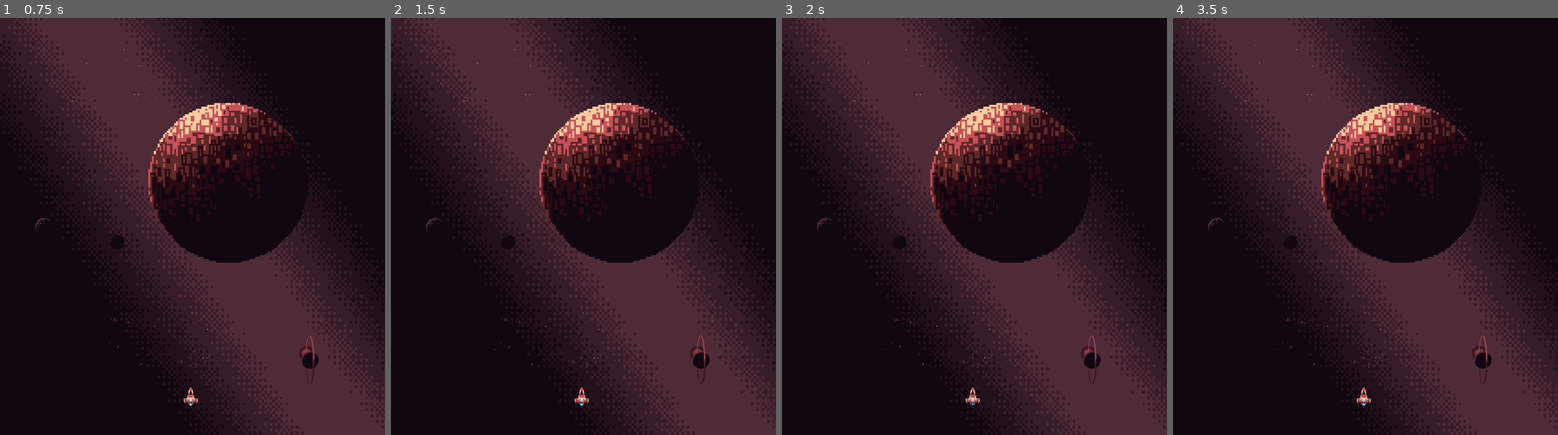
Above: before the commit, frames 1-4 (left to right).
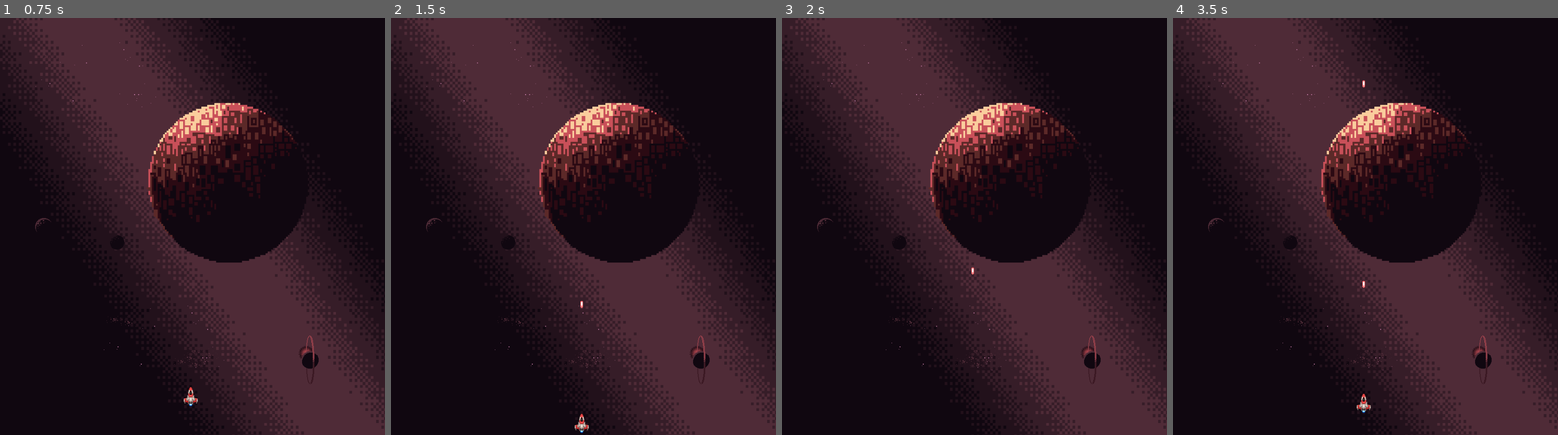
Above: after the commit, the same moments.

Repository: Selulox/StarGaze
Game: Godot game, scene res://Scenes/game.tscn
The game is run twice, just before and just after one commit, with the same random seed, the same clock (stepped at 60 frames per second) and the same inputs. This scene is started directly instead of the project's main scene.
Inputs:
- Up to frame 1 (0.75 s): tap Enter at 0.5 s; hold D (right) from 0.53 s (still down)
- Up to frame 2 (1.5 s): tap Space at 1.25 s; release D (right) at 1.28 s; hold Down (ui_down) from 1.28 s (still down)
- Up to frame 3 (2 s): keep holding Down (ui_down)
- Up to frame 4 (3.5 s): tap Enter at 2 s; release Down (ui_down) at 2.03 s; hold D (right) 2.03-2.78 s; tap Space at 2.75 s; hold Up (ui_up) from 2.78 s (still down)

Frame 1 is identical in both runs. In frame 2, 0.2% of the frame differs, in the area x 47-52%, y 67-100%; in frame 3, less than 0.1%; in frame 4, 0.2%.
Error after the commit: Parse Error: Expected initializer after constant name. (res://Scripts/Global.gd:3)

Commit message:
begining

Diff:
--- /dev/null
+++ b/Scenes/enemy_1.tscn
@@ -0,0 +1,56 @@
+[gd_scene load_steps=9 format=3 uid="uid://bhiq43xixuyve"]
+
+[ext_resource type="Script" uid="uid://qhsfeei28fb2" path="res://Scripts/enemy_1.gd" id="1_jwqgc"]
+[ext_resource type="Texture2D" uid="uid://b20orlyiugkut" path="res://Assets/ships/enemy_ship/enemy1.png" id="2_0a874"]
+
+[sub_resource type="AtlasTexture" id="AtlasTexture_lssre"]
+atlas = ExtResource("2_0a874")
+region = Rect2(0, 0, 48, 32)
+
+[sub_resource type="AtlasTexture" id="AtlasTexture_wlnc2"]
+atlas = ExtResource("2_0a874")
+region = Rect2(48, 0, 48, 32)
+
+[sub_resource type="AtlasTexture" id="AtlasTexture_hmo6u"]
+atlas = ExtResource("2_0a874")
+region = Rect2(96, 0, 48, 32)
+
+[sub_resource type="AtlasTexture" id="AtlasTexture_arec4"]
+atlas = ExtResource("2_0a874")
+region = Rect2(144, 0, 48, 32)
+
+[sub_resource type="SpriteFrames" id="SpriteFrames_v73nf"]
+animations = [{
+"frames": [{
+"duration": 1.0,
+"texture": SubResource("AtlasTexture_lssre")
+}, {
+"duration": 1.0,
+"texture": SubResource("AtlasTexture_wlnc2")
+}, {
+"duration": 1.0,
+"texture": SubResource("AtlasTexture_hmo6u")
+}, {
+"duration": 1.0,
+"texture": SubResource("AtlasTexture_arec4")
+}],
+"loop": true,
+"name": &"default",
+"speed": 2.0
+}]
+
+[sub_resource type="CapsuleShape2D" id="CapsuleShape2D_0a874"]
+radius = 18.0
+height = 36.0
+
+[node name="enemy1" type="CharacterBody2D"]
+script = ExtResource("1_jwqgc")
+
+[node name="AnimatedSprite2D" type="AnimatedSprite2D" parent="."]
+sprite_frames = SubResource("SpriteFrames_v73nf")
+autoplay = "default"
+frame_progress = 0.208955
+
+[node name="CollisionShape2D" type="CollisionShape2D" parent="."]
+position = Vector2(0, -2)
+shape = SubResource("CapsuleShape2D_0a874")
--- a/Scenes/game.tscn
+++ b/Scenes/game.tscn
@@ -1,5 +1,6 @@
-[gd_scene load_steps=7 format=3 uid="uid://daynpujvx1o3o"]
+[gd_scene load_steps=8 format=3 uid="uid://daynpujvx1o3o"]
 
+[ext_resource type="Script" uid="uid://c4u7kloilukfr" path="res://Scripts/game.gd" id="1_1l0tm"]
 [ext_resource type="Texture2D" uid="uid://rbvqdqnkgux7" path="res://Assets/backgrounds/parallax-space-backgound.png" id="1_wowpa"]
 [ext_resource type="Texture2D" uid="uid://eedek5brh8i" path="res://Assets/backgrounds/parallax-space-big-planet.png" id="2_i6g32"]
 [ext_resource type="Texture2D" uid="uid://c8y7oeoayvaux" path="res://Assets/backgrounds/parallax-space-far-planets.png" id="3_1l0tm"]
@@ -8,6 +9,7 @@
 [ext_resource type="PackedScene" uid="uid://yclwfu5xag06" path="res://Scenes/player_ship.tscn" id="6_i6g32"]
 
 [node name="GAME" type="Node2D"]
+script = ExtResource("1_1l0tm")
 
 [node name="Background" type="Sprite2D" parent="."]
 
@@ -38,4 +40,5 @@
 texture = ExtResource("5_h4fw4")
 
 [node name="player_ship" parent="." instance=ExtResource("6_i6g32")]
+unique_name_in_owner = true
 position = Vector2(428, 860)
--- a/Scenes/player_ship.tscn
+++ b/Scenes/player_ship.tscn
@@ -39,7 +39,7 @@
 "texture": SubResource("AtlasTexture_n4oq7")
 }],
 "loop": true,
-"name": &"default",
+"name": &"idle",
 "speed": 2.0
 }, {
 "frames": [{
@@ -51,7 +51,7 @@
 }],
 "loop": true,
 "name": &"left",
-"speed": 5.0
+"speed": 2.0
 }, {
 "frames": [{
 "duration": 1.0,
@@ -62,7 +62,7 @@
 }],
 "loop": true,
 "name": &"right",
-"speed": 5.0
+"speed": 2.0
 }]
 
 [sub_resource type="CapsuleShape2D" id="CapsuleShape2D_q2j26"]
@@ -74,22 +74,25 @@
 
 [node name="Shoot_Point" type="Marker2D" parent="."]
 unique_name_in_owner = true
-position = Vector2(0, -32)
+position = Vector2(0, -26)
 
 [node name="AnimatedSprite2D" type="AnimatedSprite2D" parent="."]
 sprite_frames = SubResource("SpriteFrames_bp4n6")
-autoplay = "default"
+animation = &"left"
+autoplay = "idle"
+frame = 1
+frame_progress = 1.0
 
 [node name="player_collision" type="CollisionShape2D" parent="."]
 position = Vector2(0, -10)
 shape = SubResource("CapsuleShape2D_q2j26")
 
-[node name="hit" type="Area2D" parent="."]
+[node name="HitBox" type="Area2D" parent="."]
 
-[node name="Enemy_collision" type="CollisionShape2D" parent="hit"]
+[node name="hitbox_collision" type="CollisionShape2D" parent="HitBox"]
 position = Vector2(0, -10)
 shape = SubResource("CapsuleShape2D_q2j26")
-debug_color = Color(0.992915, 0, 0.245263, 0.42)
+debug_color = Color(0.998664, 0, 0.135999, 0.42)
 
 [node name="Shoot_Timer" type="Timer" parent="."]
 autostart = true
--- /dev/null
+++ b/Scripts/Global.gd
@@ -0,0 +1,4 @@
+extends Node
+
+const current_score : int
+const player_xp : int
--- a/Scripts/bullet.gd
+++ b/Scripts/bullet.gd
@@ -6,7 +6,7 @@
 func _physics_process(delta):
 	const speed = 450
 	const range = 750
-	var direction = Vector2.RIGHT.rotated(rotation)
+	var direction = Vector2.UP
 	position += direction * speed * delta
 	travelled_distance += speed * delta
 	if travelled_distance > range:
--- /dev/null
+++ b/Scripts/enemy_1.gd
@@ -0,0 +1,19 @@
+extends CharacterBody2D
+
+var points_for_kill = 100
+var health = 2
+const xp_drop = 10.0
+@onready var player = get_node("res://Scenes/player_ship.tscn")
+
+
+func _physics_process(_delta: float) -> void:
+	var direction = global_position.direction_to(player.global_position)
+	velocity = direction * 100
+	move_and_slide()
+
+func take_damage():
+	health -= 1
+	if health == 0:
+		Global.current_score += points_for_kill
+		Global.player_xp += xp_drop
+		queue_free()
--- /dev/null
+++ b/Scripts/game.gd
@@ -0,0 +1 @@
+extends Node2D
--- a/Scripts/player_ship.gd
+++ b/Scripts/player_ship.gd
@@ -1,13 +1,36 @@
 extends CharacterBody2D
 
-func _physics_process(_delta):
-	pass
+const SPEED = 300
+
+
+func _physics_process(delta: float) -> void:
+	var input = Input.get_vector("ui_left", "ui_right", "ui_up", "ui_down")
+	if input.length() > 0:
+		velocity = input * SPEED
+	else:
+		velocity = velocity.move_toward(Vector2.ZERO, SPEED)
+
+	if Input.is_action_just_pressed("ui_left"):
+		$AnimatedSprite2D.play("left")
+
+	if Input.is_action_just_pressed("ui_right"):
+		$AnimatedSprite2D.play('right')
+
+	if Input.is_action_just_pressed('ui_down'):
+		$AnimatedSprite2D.play('idle')
+
+	if Input.is_action_just_pressed('ui_up'):
+		$AnimatedSprite2D.play('idle')
+
+	move_and_slide()
+
+
 
 func shoot():
 	const Bullet = preload("res://Scenes/bullet.tscn")
 	var new_bullet = Bullet.instantiate()
-	new_bullet.global_position = %Shoot_Point.global_position
-	new_bullet.global_rotation = %Shoot_Point.global_rotation
+	new_bullet.position = %Shoot_Point.position
+	new_bullet.rotation = %Shoot_Point.rotation
 	%Shoot_Point.add_child(new_bullet)
 
 
--- a/project.godot
+++ b/project.godot
@@ -14,6 +14,10 @@
 run/main_scene="uid://cllj6qbg7n5l"
 config/features=PackedStringArray("4.4", "Forward Plus")
 config/icon="res://icon.svg"
+
+[autoload]
+
+Global="*res://Scripts/Global.gd"
 
 [display]
 
Binary file added: Assets/ships/enemy_ship/enemy1.png
Not shown, added: Assets/ships/enemy_ship/enemy1.png.import
Not shown, added: Scripts/Global.gd.uid
Not shown, added: Scripts/enemy_1.gd.uid
Not shown, added: Scripts/game.gd.uid
